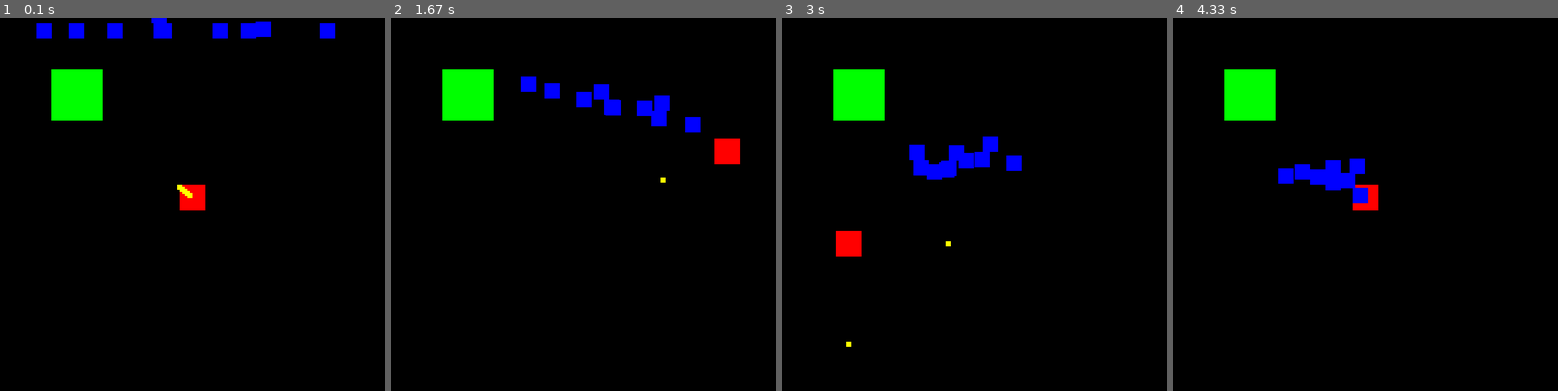
Above: before the commit, frames 1-4 (left to right).
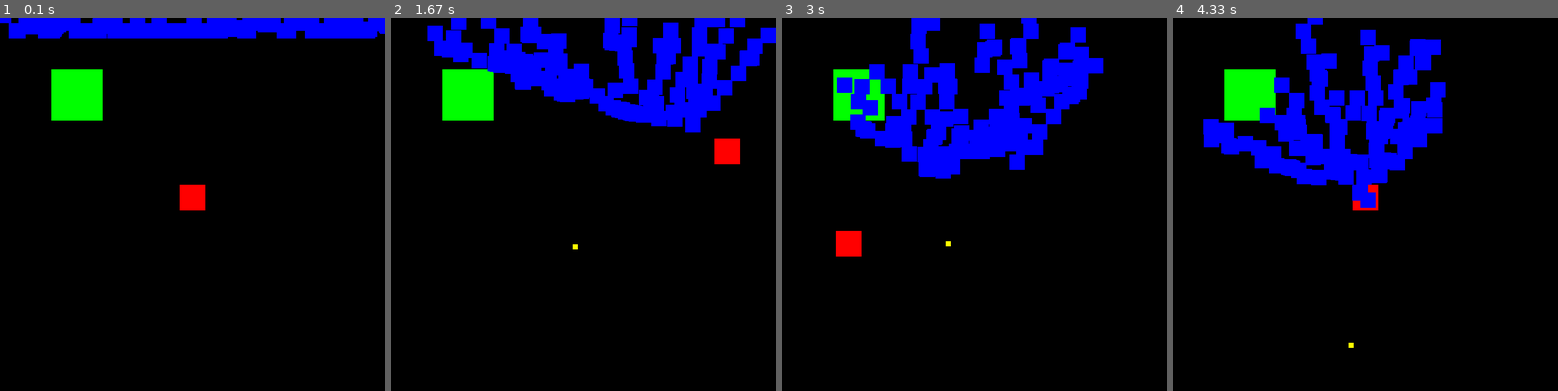
Above: after the commit, the same moments.

Repository: PouchyCorp/Pygame-TD
Game: pygame game, started from main.py
Same seed, same stepped clock (60 frames per second), same inputs: the game is played once before the commit and once after it.
Inputs (mouse positions are in pixels of both pictures, inside the frame that each line leads up to):
- Up to frame 1 (0.1 s): no input
- Up to frame 2 (1.67 s): hold Right 0.33-0.8 s; move the mouse to (568, 226) at 0.37 s; hold Up 0.83-1.13 s; hold Right 1.17-1.63 s
- Up to frame 3 (3 s): hold Left 1.67-2.2 s; hold Down 2.23-2.53 s; hold Left 2.57-2.97 s
- Up to frame 4 (4.33 s): hold Up 3-3.37 s; hold Right 3.4-4.03 s; hold Down from 4.07 s (still down)

The runs differ from the first frame. In frame 1, 3.7% of the frame differs, in the area x 0-100%, y 0-49%; in frame 2, 11%; in frame 3, 12%, in the area x 14-84%, y 0-89%; in frame 4, 11%.

Commit message:
reglé quelque trucs

Diff:
--- a/main.py
+++ b/main.py
@@ -10,7 +10,7 @@
 PLAYER_HEIGHT = 50
 PLAYER_VEL = 5
 
-enemyNumber = 10
+enemyNumber = 200
 enemyWidth = 30
 enemyHeight = 30
 
@@ -98,8 +98,8 @@
     enemies = []
     bullets = []
     clock = pygame.time.Clock()
-    attackSpeed = 75
-    attackSpeedIncrement = clock.get_fps()
+    attackSpeed = 50
+    attackSpeedIncrement = 0
 
     for i in range(enemyNumber):                                    #fait spawn les noobies
              enemyX = random.choice([i for i in range(WIDTH)])
@@ -109,8 +109,10 @@
     while run:
         clock.tick(60)          #tick par seconde du gaming
 
-        playerXPrev = player.x      #variable qui definie la position du joueur
+        playerXPrev = player.x
+        playerXPrev = playerXPrev    #variable qui definie la position du joueur
         playerYPrev = player.x
+        playerYPrev = playerYPrev
         enemyXPrev  = enemy.x
         enemyXPrev  = enemy.x
 
@@ -119,12 +121,11 @@
                 run = False
                 break
 
-        #collision du mur avec le joueur
-        if player.colliderect(wall):
-            player.x = playerXPrev  #prend la varible pour
-            player.y = playerYPrev
 
-        keys = pygame.key.get_pressed()             #machin pour bouger en faisant cliclic
+
+         #machin pour bouger en faisant cliclic
+
+        keys = pygame.key.get_pressed()
         if keys[pygame.K_LEFT] and player.x - PLAYER_VEL >= 0:
             player.x -= PLAYER_VEL
         if keys[pygame.K_RIGHT] and player.x + PLAYER_VEL + PLAYER_WIDTH <= WIDTH:
@@ -134,18 +135,26 @@
         if keys[pygame.K_UP]  and player.y - PLAYER_VEL >= 0:
             player.y -= PLAYER_VEL
 
+        #collision du mur avec le joueur UwU
+
+        if player.colliderect(wall):
+            player.x = playerXPrev
+            player.y = playerYPrev
+
         for enemy in enemies:
             enemyCollision(enemy,enemies,enemyDirection(enemy,player),player)
 
+        #bullet firing
+
         attackSpeedIncrement += clock.get_fps()/attackSpeed
-        if attackSpeedIncrement >= clock.get_fps():
+        if attackSpeedIncrement >= clock.get_fps() and clock.get_fps() != 0:
+            print(clock.get_fps())
             attackSpeedIncrement = 0
             playerBulletsInit(player,bullets)
         playerWeapon(player,bullets,enemies,wall)
 
         draw(player, wall, enemies, bullets)
 
-
     pygame.quit()
 
 if __name__ == "__main__":
